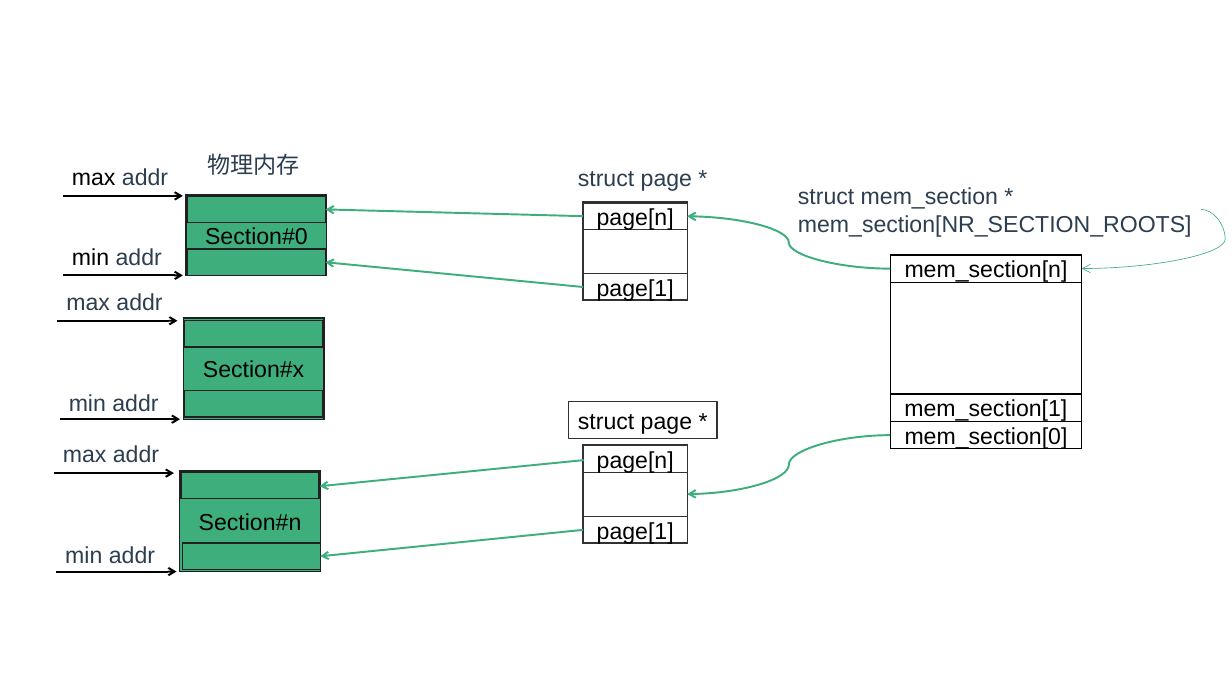
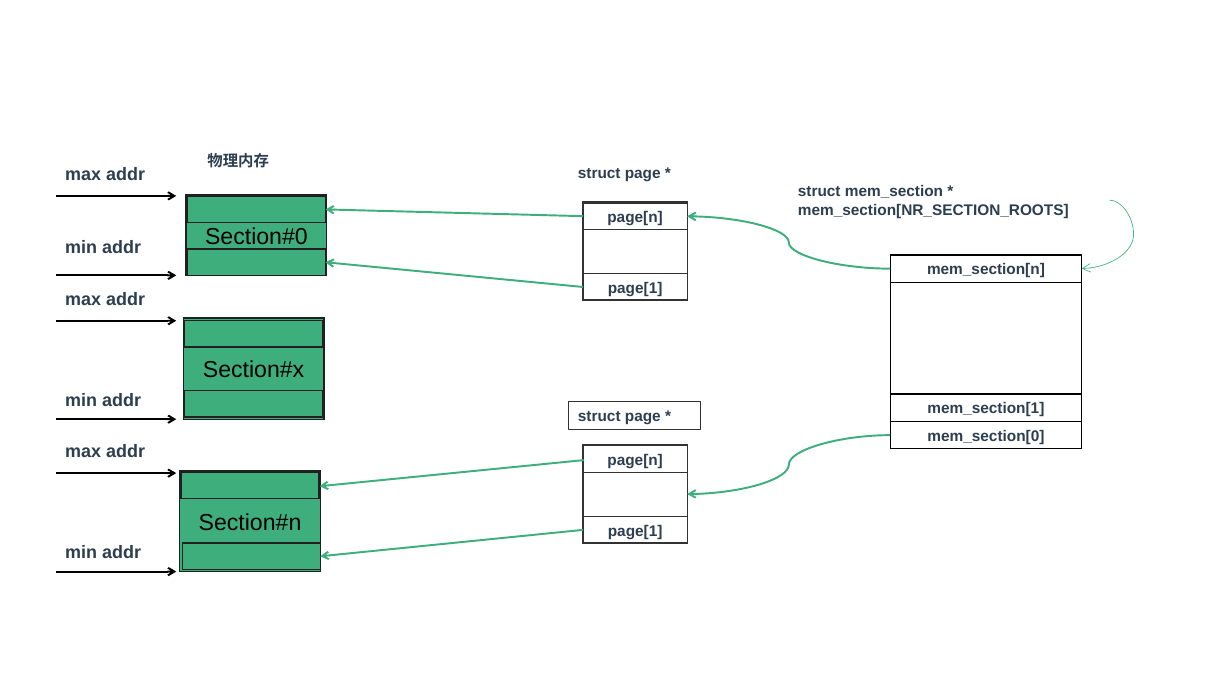
Before and after one commit to zaiqiang-dong/zaiqiang, a slide deck: slide 4 of picture/ppt/memory/memory_modle.pptx (slide 3 before the commit). Drawn at 1232x693 pixels with LibreOffice and Linux fonts; fonts in the diff are those of the drawing. Boxes give left, top, right and bottom in pixels: in the first picture for what was removed or moved away, otherwise in the second. Text is boxed around its words. In the diff, an @@ line names an element or a change of style, - is before the commit and + after.

```diff
--- a/picture/ppt/memory/memory_modle.pptx
+++ b/picture/ppt/memory/memory_modle.pptx
@@ text "max addr": place and size @@
-text "max addr" at (72, 168, 168, 186)
+text "max addr" at (65, 167, 145, 180)
@@ text "max addr" at (65, 167, 145, 180): size 18 to 14 pt, bold on; text colour #000000 to #2C3E50 in "max" @@
@@ size 18 to 12 pt, bold on in 3 elements at (207, 153, 269, 168), (578, 168, 661, 181), (798, 185, 1069, 218) @@
@@ curved arrow moved from (1202, 210) - (1082, 269) to (1110, 201) - (1082, 269) @@
@@ text "min addr": place and size @@
-text "min addr" at (72, 248, 162, 266)
+text "min addr" at (65, 240, 141, 253)
@@ text "min addr" at (65, 240, 141, 253): size 18 to 14 pt, bold on; text colour #000000 to #2C3E50 in "min" @@
@@ 3 arrows: place and size @@
-3 arrows at (60, 196, 183, 420)
+3 arrows at (56, 196, 177, 420)
@@ size 18 to 12 pt, text colour #000000 to #2C3E50, bold on in 8 elements at (890, 255, 1081, 283), (890, 421, 1081, 449), (890, 394, 1081, 421), (583, 203, 688, 230), (583, 274, 688, 300), (583, 446, 688, 473), (583, 517, 688, 543), (569, 402, 701, 430) @@
@@ rectangle "struct page *": place and size @@
-rectangle "struct page *" at (569, 402, 717, 439)
+rectangle "struct page *" at (569, 402, 701, 430)
@@ size 18 to 14 pt, bold on in 4 elements at (65, 545, 141, 558), (65, 393, 141, 406), (65, 292, 145, 305), (65, 444, 145, 457) @@
```
Also in this commit, not shown: 2 other slides changed, 10 slides added, 16 other files.
